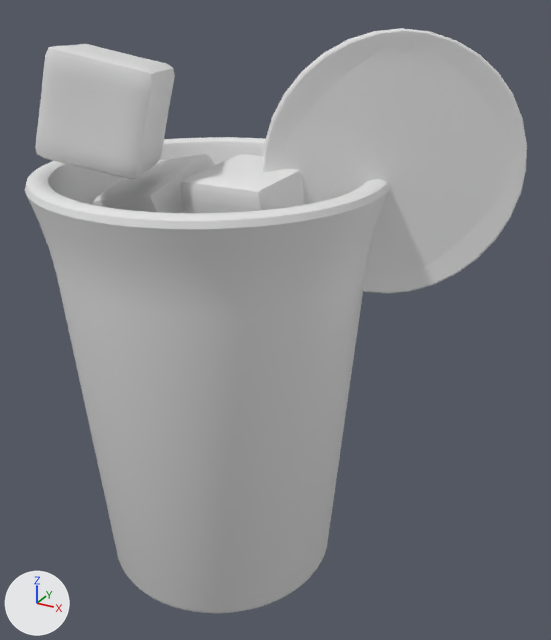
What one commit did to the OBJ model public/assets/drink-baked/blog0071.obj.
One viewpoint serves both versions: a 50 mm camera at (3.42, -5.13, 5.07) aimed at (0.54, 0.1, 2.46). Arrows for +X, +Y and +Z are at lower left; the lights stay in place. The older version comes first. Where no turn or scale is listed for an object, it has been applied to the vertices.

The scene before the commit, as lines of its bpy script (objects in view):
```python
me_circle_001 = bpy.data.meshes.new('Circle.001')
me_circle_001.from_pydata(...)  # 834 vertices, 832 faces; spans x 0.5..2.3, y -0.15..0.97, z 2.77..4.78
me_cube = bpy.data.meshes.new('Cube')
me_cube.from_pydata(...)  # 386 vertices, 384 faces; spans x -0.642..0.633, y -0.638..0.613, z 1.796..2.876
me_cube_001 = bpy.data.meshes.new('Cube.001')
me_cube_001.from_pydata(...)  # 386 vertices, 384 faces; spans x -0.967..0.045, y -0.502..0.534, z 2.696..3.77
me_cube_002 = bpy.data.meshes.new('Cube.002')
me_cube_002.from_pydata(...)  # 386 vertices, 384 faces; spans x -0.025..0.889, y -0.525..0.418, z 2.924..3.823
me_cube_003 = bpy.data.meshes.new('Cube.003')
me_cube_003.from_pydata(...)  # 386 vertices, 384 faces; spans x -1.133..-0.021, y -1.056..0.021, z 3.722..4.675
me_cylinder = bpy.data.meshes.new('Cylinder')
me_cylinder.from_pydata(...)  # 960 vertices, 898 faces; spans x -1.44..1.44, y -1.44..1.44, z 0.0..3.71
me_plane = bpy.data.meshes.new('Plane')
me_plane.from_pydata(...)  # 248 vertices, 70 faces; spans x -1.31..1.31, y -1.3..1.3, z 3.01..3.14
ob_circle_001 = bpy.data.objects.new('Circle.001', me_circle_001)
ob_circle_001.location = (0.0, 0.0, 0.0)
ob_cube = bpy.data.objects.new('Cube', me_cube)
ob_cube.location = (0.0, 0.0, 0.0)
ob_cube_001 = bpy.data.objects.new('Cube.001', me_cube_001)
ob_cube_001.location = (0.0, 0.0, 0.0)
ob_cube_002 = bpy.data.objects.new('Cube.002', me_cube_002)
ob_cube_002.location = (0.0, 0.0, 0.0)
ob_cube_003 = bpy.data.objects.new('Cube.003', me_cube_003)
ob_cube_003.location = (0.0, 0.0, 0.0)
ob_cylinder = bpy.data.objects.new('Cylinder', me_cylinder)
ob_cylinder.location = (0.0, 0.0, 0.0)
ob_plane = bpy.data.objects.new('Plane', me_plane)
ob_plane.location = (0.0, 0.0, 0.0)
```
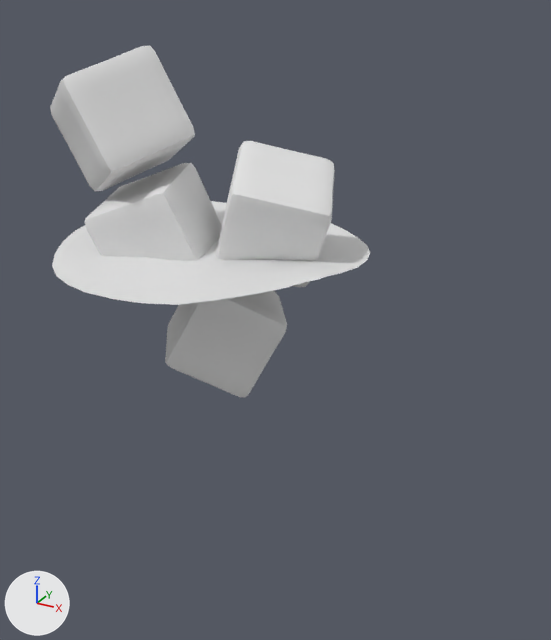
The change, as a diff of the scene's bpy script:
```diff
--- a/public/assets/drink-baked/blog0071.obj.py
+++ b/public/assets/drink-baked/blog0071.obj.py
@@ me_cube @@
 # used by ob_cube; location = (0.0, 0.0, 0.0)
-me_cube.from_pydata(...)  # 386 vertices, 384 faces; spans x -0.642..0.633, y -0.638..0.613, z 1.796..2.876
+me_cube.from_pydata(...)  # 386 vertices, 384 faces; spans x -0.563..0.686, y -0.55..0.635, z 1.78..2.818
+# me_cube part 1: the whole mesh is multiplied about its middle by the matrix ((-0.939, -0.31, 0.151), (0.022, 0.384, 0.923), (-0.344, 0.87, -0.354)), then moved by (0.066, 0.055, -0.037)
@@ me_cube_001 @@
 # used by ob_cube_001; location = (0.0, 0.0, 0.0)
-me_cube_001.from_pydata(...)  # 386 vertices, 384 faces; spans x -0.967..0.045, y -0.502..0.534, z 2.696..3.77
+me_cube_001.from_pydata(...)  # 386 vertices, 384 faces; spans x -1.007..0.119, y -0.67..0.38, z 2.635..3.689
+# me_cube_001 part 2: the whole mesh is multiplied about its middle by the matrix ((0.912, -0.366, -0.185), (0.391, 0.912, 0.123), (0.124, -0.185, 0.975)), then moved by (0.017, -0.161, -0.071)
@@ me_cube_002 @@
 # used by ob_cube_002; location = (0.0, 0.0, 0.0)
-me_cube_002.from_pydata(...)  # 386 vertices, 384 faces; spans x -0.025..0.889, y -0.525..0.418, z 2.924..3.823
+me_cube_002.from_pydata(...)  # 386 vertices, 384 faces; spans x -0.094..1.083, y -0.393..0.755, z 2.8..3.907
+# me_cube_002 part 3: the whole mesh is multiplied about its middle by the matrix ((0.228, -0.929, 0.293), (-0.221, -0.342, -0.913), (0.948, 0.143, -0.283)), then moved by (0.063, 0.234, -0.02)
@@ me_cube_003 @@
 # used by ob_cube_003; location = (0.0, 0.0, 0.0)
-me_cube_003.from_pydata(...)  # 386 vertices, 384 faces; spans x -1.133..-0.021, y -1.056..0.021, z 3.722..4.675
+me_cube_003.from_pydata(...)  # 386 vertices, 384 faces; spans x -1.334..-0.08, y -0.745..0.323, z 3.48..4.638
+# me_cube_003 part 4: the whole mesh is multiplied about its middle by the matrix ((0.619, -0.558, -0.553), (0.528, 0.817, -0.232), (0.582, -0.148, 0.8)), then moved by (-0.13, 0.306, -0.14)
@@ me_plane @@
 # used by ob_plane; location = (0.0, 0.0, 0.0)
-me_plane.from_pydata(...)  # 248 vertices, 70 faces; spans x -1.31..1.31, y -1.3..1.3, z 3.01..3.14
+me_plane.from_pydata(...)  # 216 vertices, 159 faces; spans x -1.31..1.31, y -1.31..1.31, z 3.01..3.14
+# me_plane part 5: 17 vertices moved from x -1.28..1.28, y -1.3..1.3, z 3.04..3.14 to x -1.29..1.29, y -1.31..1.31, z 3.03..3.14; 179 vertices removed from x -1.31..1.31, y -1.3..1.3, z 3.01..3.14; 147 vertices added at x -1.24..1.24, y -1.3..1.3, z 3.01..3.14
@@ ob_circle_001 @@
-ob_circle_001 = bpy.data.objects.new('Circle.001', me_circle_001)
-ob_circle_001.location = (0.0, 0.0, 0.0)
@@ ob_cylinder @@
-ob_cylinder = bpy.data.objects.new('Cylinder', me_cylinder)
-ob_cylinder.location = (0.0, 0.0, 0.0)
```

Where the change shows, as pixel boxes [x1, y1, x2, y2] in the pictures (551 x 640 px; the box of a moved part takes in the faces that stretch with it):
'Cylinder', deleted
    before: [25, 137, 389, 613]
'Circle.001', deleted
    before: [262, 28, 527, 294]
'Cube.003', reshaped (7% taller)
    before: [35, 44, 175, 179]
    after: [50, 46, 195, 191]
'Cube.002', reshaped
    before: [180, 154, 304, 213]
    after: [216, 141, 335, 287]
'Cube.001', reshaped
    before: [93, 154, 215, 213]
    after: [85, 163, 222, 261]
part 1 of me_cube, moved or reshaped (not visible before)
    after: [165, 291, 287, 398]
part 5 of me_plane, moved or reshaped (not visible before)
    after: [52, 201, 370, 305]
